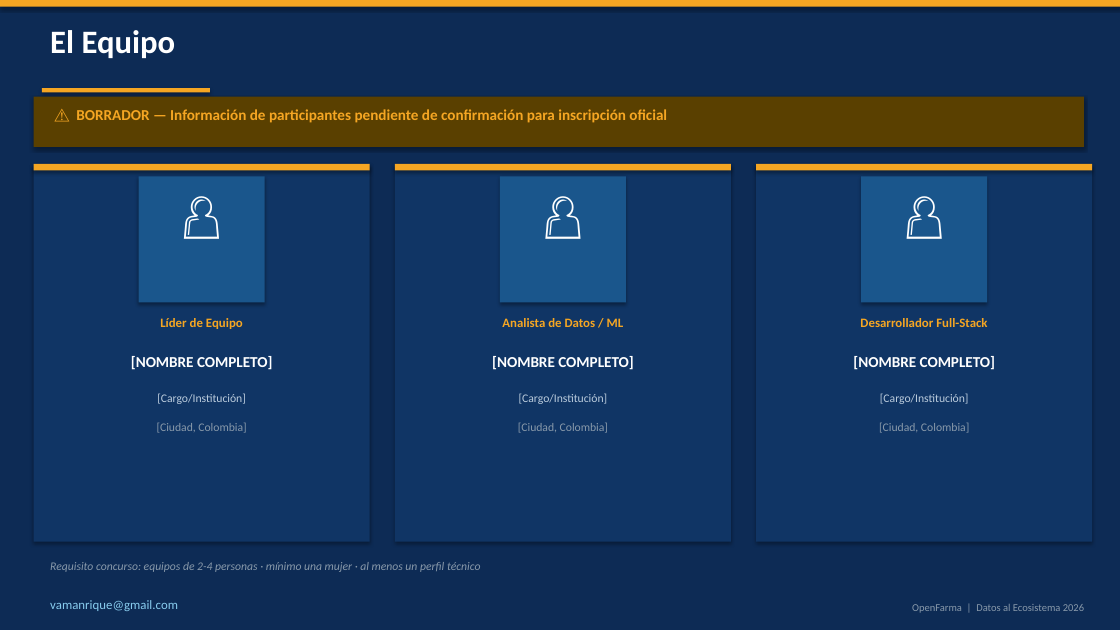
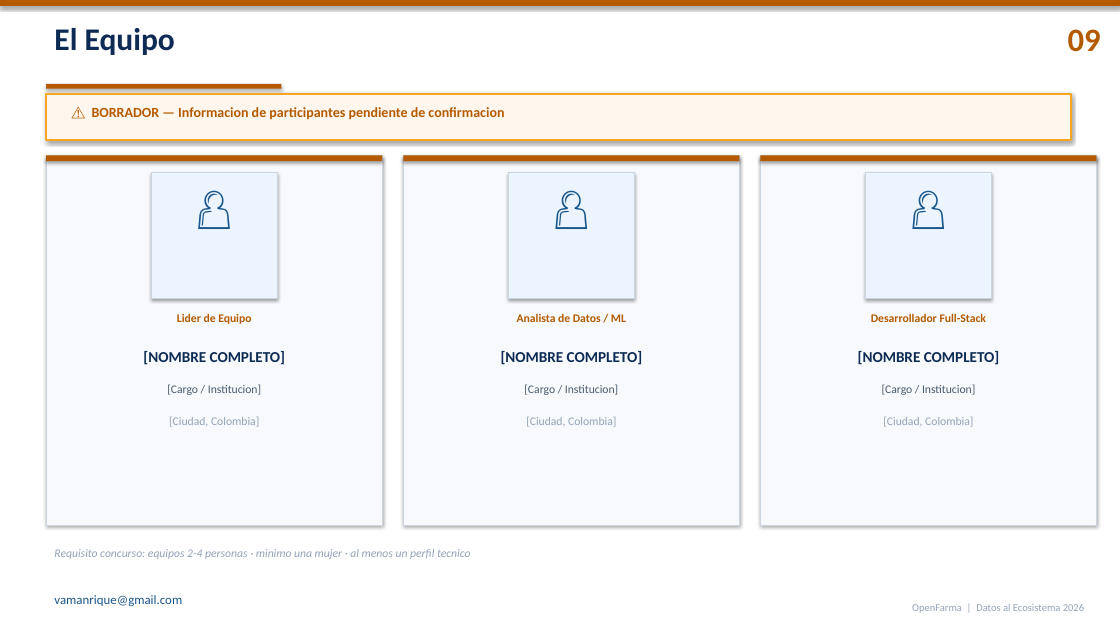
Before and after one commit to vamanrique/OpenFarma, a slide deck: slide 9 of RECURSOS/Presentacion.pptx. Drawn at 1120x630 pixels with LibreOffice and Linux fonts; fonts in the diff are those of the drawing. Boxes give left, top, right and bottom in pixels: in the first picture for what was removed or moved away, otherwise in the second. Text is boxed around its words. In the diff, an @@ line names an element or a change of style, - is before the commit and + after.

```diff
--- a/RECURSOS/Presentacion.pptx
+++ b/RECURSOS/Presentacion.pptx
@@ background #0D2B55 to #FFFFFF @@
@@ text "El Equipo" at <box>54,28,175,55</box>: size 28 to 27 pt, text colour #FFFFFF to #0D2B55 @@
@@ text added at <box>1068,29,1101,52</box>, 28 pt, text #B45A00, bold @@
+09
@@ fill #F5A623 to #B45A00 in 5 elements at <box>0,0,1120,6</box>, <box>760,155,1096,161</box>, <box>403,155,739,161</box>, <box>46,155,382,161</box>, <box>46,84,281,89</box> @@
@@ rectangle: place and size @@
-rectangle at <box>42,88,210,92</box>
+rectangle at <box>46,84,281,89</box>
@@ rectangle: place and size @@
-rectangle at <box>34,97,1084,147</box>
+rectangle at <box>46,94,1071,140</box>
@@ rectangle at <box>46,94,1071,140</box>: fill #5A4000 to #FFF7ED; outline none to #F5A623 1.5 pt @@
@@ text at <box>92,107,504,120</box>: text changed; size 13 to 12 pt; text colour #F5A623 to #B45A00 @@
-⚠ BORRADOR — Información de participantes pendiente de confirmación para inscripción oficial
+⚠ BORRADOR — Informacion de participantes pendiente de confirmacion
@@ rectangle: place and size @@
-rectangle at <box>34,164,370,171</box>
+rectangle at <box>46,155,382,161</box>
@@ fill #103565 to #F7F9FC; outline none to #CBD5E1 0.5 pt in 3 elements at <box>760,155,1096,525</box>, <box>403,155,739,525</box>, <box>46,155,382,525</box> @@
@@ rectangle: place and size @@
-rectangle at <box>34,164,370,542</box>
+rectangle at <box>46,155,382,525</box>
@@ 4 texts, 2 rectangles: place and size @@
-4 texts, 2 rectangles at <box>139,176,626,433</box>
+4 texts, 2 rectangles at <box>151,172,634,427</box>
@@ size 40 to 36 pt, text colour #FFFFFF to #1A568C in 3 elements at <box>865,176,991,294</box>, <box>508,176,634,294</box>, <box>151,176,277,294</box> @@
@@ fill #1A568C to #EBF4FF; outline none to #CBD5E1 0.5 pt in 3 elements at <box>865,172,991,298</box>, <box>508,172,634,298</box>, <box>151,172,277,298</box> @@
@@ rectangle: place and size @@
-rectangle at <box>395,164,731,171</box>
+rectangle at <box>403,155,739,161</box>
@@ rectangle: place and size @@
-rectangle at <box>395,164,731,542</box>
+rectangle at <box>403,155,739,525</box>
@@ rectangle: place and size @@
-rectangle at <box>756,164,1092,171</box>
+rectangle at <box>760,155,1096,161</box>
@@ rectangle: place and size @@
-rectangle at <box>756,164,1092,542</box>
+rectangle at <box>760,155,1096,525</box>
@@ rectangle: place and size @@
-rectangle at <box>861,176,987,302</box>
+rectangle at <box>865,172,991,298</box>
@@ text at <box>177,313,251,324</box>: text changed; size 11 to 10 pt; text colour #F5A623 to #B45A00 @@
-Líder de Equipo
+Lider de Equipo
@@ text "Analista de Datos / ML" at <box>517,313,626,322</box>: size 11 to 10 pt, text colour #F5A623 to #B45A00 @@
@@ text "Analista de Datos / ML": place and size @@
-text "Analista de Datos / ML" at <box>502,318,624,327</box>
+text "Analista de Datos / ML" at <box>517,313,626,322</box>
@@ text "Desarrollador Full-Stack" at <box>871,313,986,322</box>: size 11 to 10 pt, text colour #F5A623 to #B45A00 @@
@@ text colour #FFFFFF to #0D2B55 in 3 elements at <box>858,351,999,365</box>, <box>501,351,642,365</box>, <box>143,351,285,365</box> @@
@@ text "[NOMBRE COMPLETO]": place and size @@
-text "[NOMBRE COMPLETO]" at <box>131,356,272,370</box>
+text "[NOMBRE COMPLETO]" at <box>143,351,285,365</box>
@@ text "[NOMBRE COMPLETO]": place and size @@
-text "[NOMBRE COMPLETO]" at <box>492,356,633,370</box>
+text "[NOMBRE COMPLETO]" at <box>501,351,642,365</box>
@@ text at <box>167,384,261,395</box>: text changed; text colour #BBCCDD to #4A5B6E @@
-[Cargo/Institución]
+[Cargo / Institucion]
@@ text at <box>524,384,618,395</box>: text changed; text colour #BBCCDD to #4A5B6E @@
-[Cargo/Institución]
+[Cargo / Institucion]
@@ text at <box>882,384,975,395</box>: text changed; text colour #BBCCDD to #4A5B6E @@
-[Cargo/Institución]
+[Cargo / Institucion]
@@ text colour #8899AA to #94A3B8 in 4 elements at <box>912,604,1084,613</box>, <box>883,416,973,427</box>, <box>526,416,616,427</box>, <box>169,416,259,427</box> @@
@@ text at <box>54,549,471,559</box>: text changed; text colour #8899AA to #94A3B8 @@
-Requisito concurso: equipos de 2-4 personas · mínimo una mujer · al menos un perfil técnico
+Requisito concurso: equipos 2-4 personas · minimo una mujer · al menos un perfil tecnico
@@ text "vamanrique@gmail.com" at <box>54,595,182,606</box>: text colour #88CCEE to #1A568C @@
```
Also in this commit, not shown: 8 other slides changed, 2 other files.
